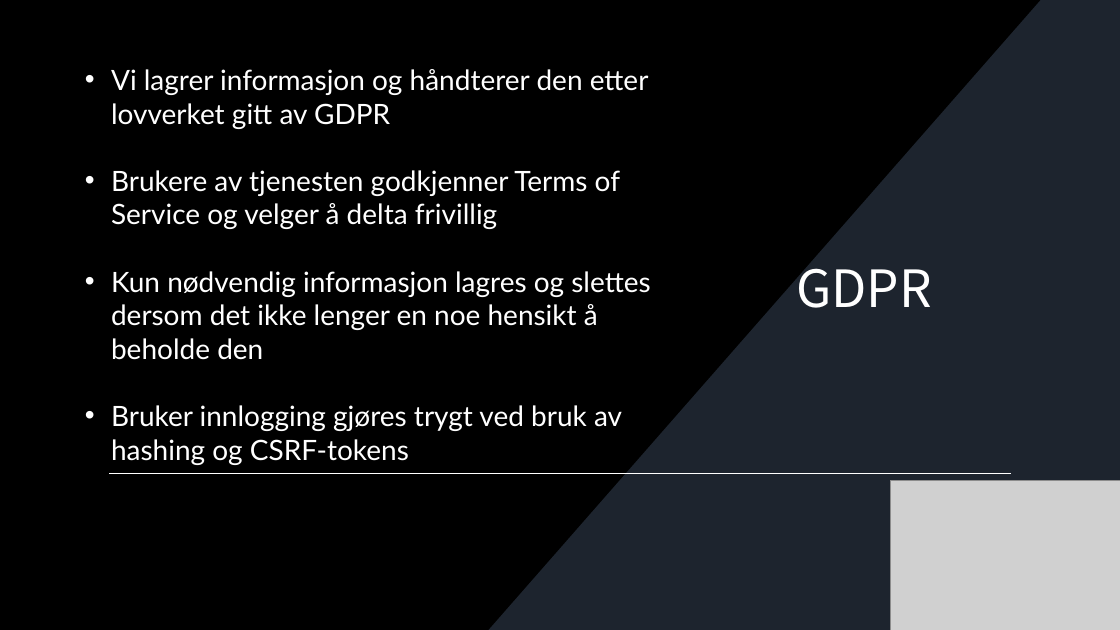
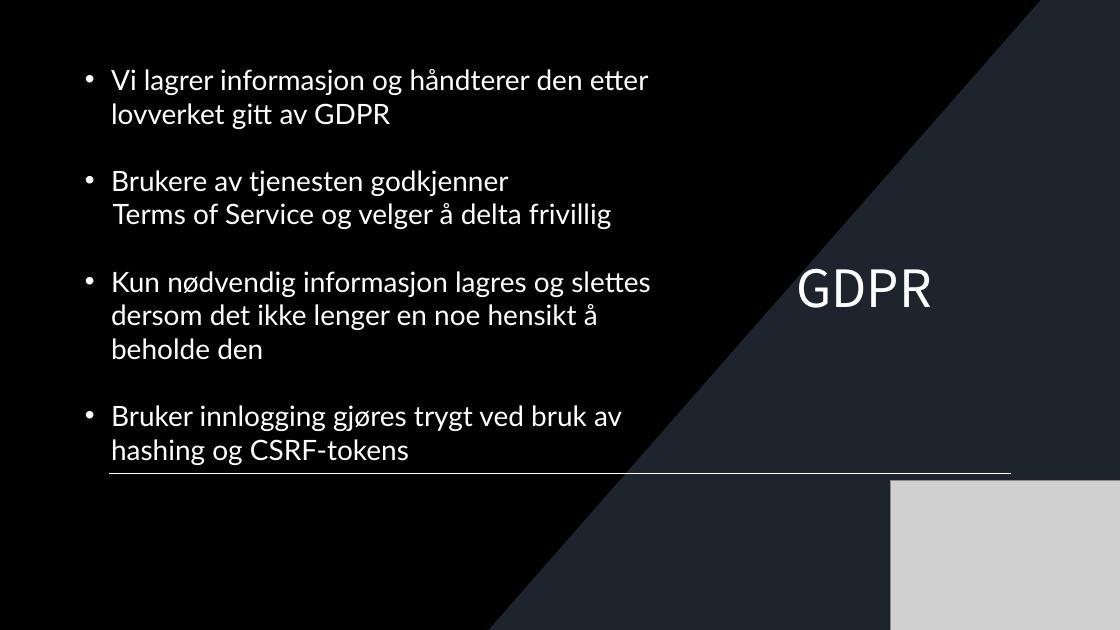
Before and after one commit to JonasTopper/Bedriftsportalen, a slide deck: slide 9 of Presentasjon.pptx. Drawn at 1120x630 pixels with LibreOffice and Linux fonts; fonts in the diff are those of the drawing; grey boxes stand for pictures; background and template pictures are left out. Boxes give left, top, right and bottom in pixels: in the first picture for what was removed or moved away, otherwise in the second. Text is boxed around its words. In the diff, an @@ line names an element or a change of style, - is before the commit and + after.

Commit message:
updated ppt

```diff
--- a/Presentasjon.pptx
+++ b/Presentasjon.pptx
@@ text at (111,170,611,229): text changed @@
-• Brukere av tjenesten godkjenner Terms of Service og velger å delta frivillig
+• Brukere av tjenesten godkjenner
+Terms of Service og velger å delta frivillig
```
Also in this commit, not shown: 3 other slides changed.
